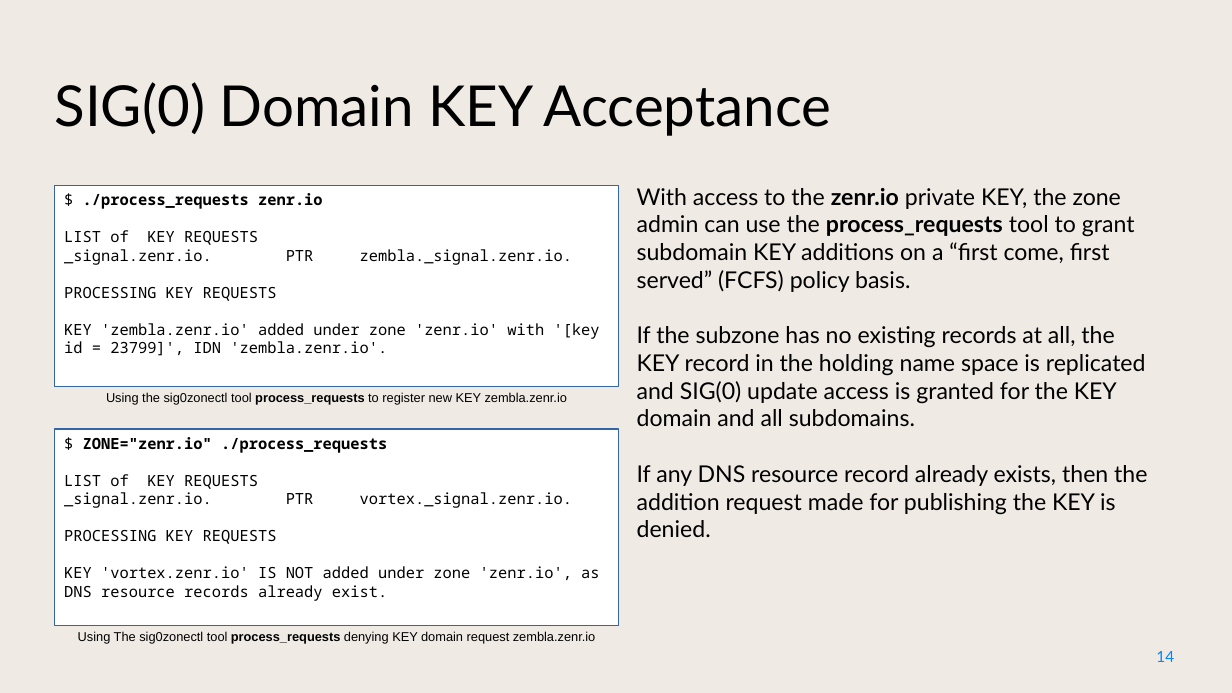
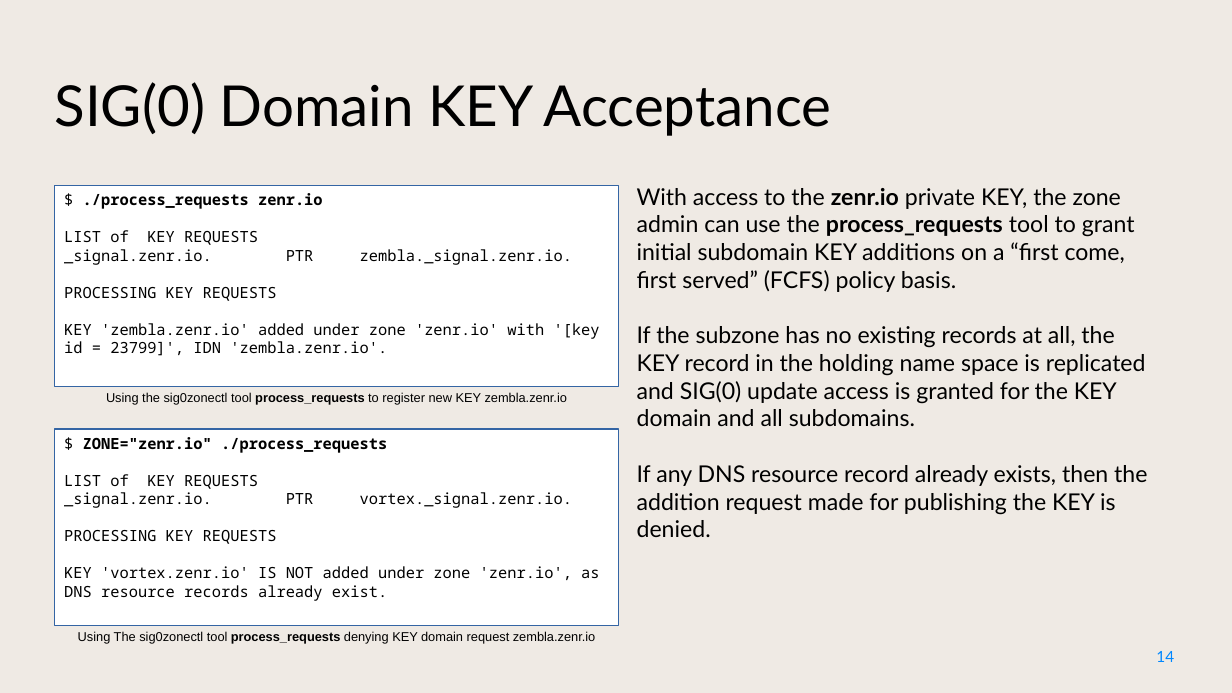
Before and after one commit to NetworkCommons/sig0namectl, a slide deck: slide 14 of docs/20230824 Draft Improved Presentation.odp. Drawn at 1232x693 pixels with LibreOffice and Linux fonts; fonts in the diff are those of the drawing. Boxes give left, top, right and bottom in pixels: in the first picture for what was removed or moved away, otherwise in the second. Text is boxed around its words. In the diff, an @@ line names an element or a change of style, - is before the commit and + after.

```diff
--- a/docs/20230824 Draft Improved Presentation.odp
+++ b/docs/20230824 Draft Improved Presentation.odp
@@ text at [637,188,1135,292]: text changed @@
-With access to the zenr.io private KEY, the zone admin can use the process_requests tool to grant subdomain KEY additions on a “first come, first served” (FCFS) policy basis.
+With access to the zenr.io private KEY, the zone admin can use the process_requests tool to grant initial subdomain KEY additions on a “first come, first served” (FCFS) policy basis.
```
Also in this commit, not shown: 2 other slides changed, 1 other file.
